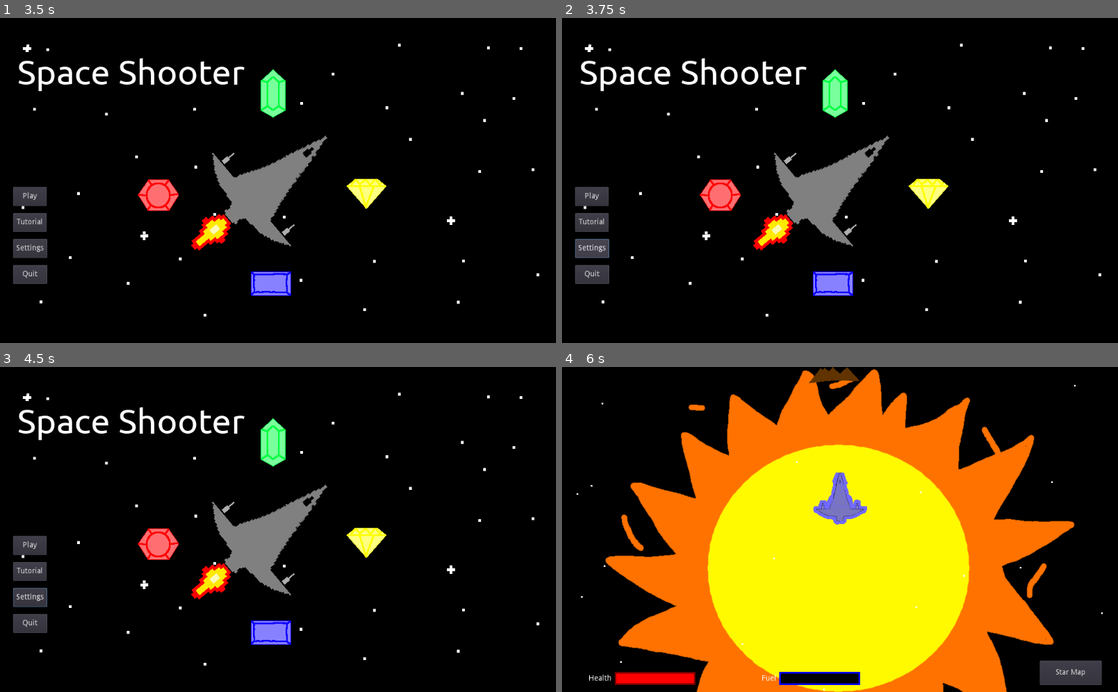
Above: before the commit, frames 1-4 (two rows, left to right).
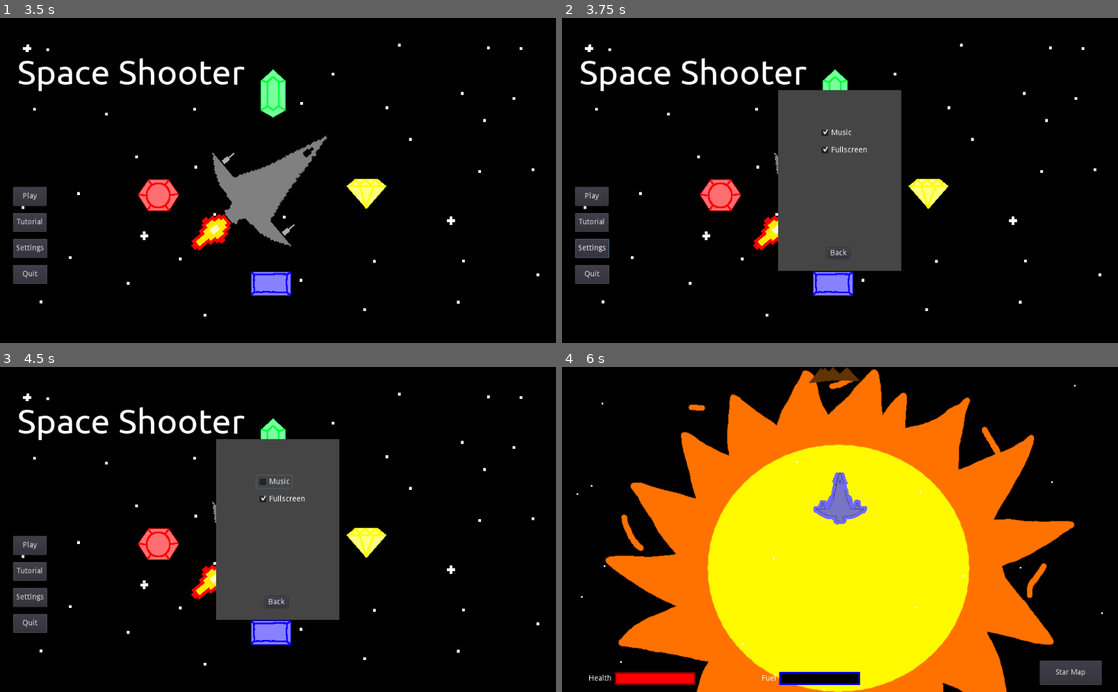
Above: after the commit, the same moments.

Repository: jlpatter/GodotSpaceShooter
Game: Godot game, scene res://src/Misc/GippiesSplash.tscn
Two runs of this game, one before a commit and one after it. Both use one fixed random seed, a clock stepped at 60 frames per second and the inputs below.
Inputs (mouse positions are in pixels of both pictures, inside the frame that each line leads up to):
- Up to frame 1 (3.5 s): tap Enter at 0.5, 2 s; hold D (move_right) 0.53-1.28 s; tap Space (shoot) at 0.6, 1.25, 1.35, 2.1, 2.75, 2.85 s; hold A (move_left) 1.28-2.03 s; hold D (move_right) 2.03-2.78 s; hold W (move_up) from 2.78 s (still down)
- Up to frame 2 (3.75 s): release W (move_up) at 3.5 s; click "Settings" at 3.5 s
- Up to frame 3 (4.5 s): click (272, 480) at 4.25 s, where only the run after the commit has a clickable "Music"
- Up to frame 4 (6 s): click (840, 601) at 5 s, where only the run after the commit has a clickable "Back"; click "Play" at 5.75 s

Frame 1 is identical in both runs. In frame 2, 12% of the frame differs, in the area x 38-61%, y 22-78%; in frame 3, 12%, in the area x 2-61%, y 22-78%; in frame 4, nothing differs.

Commit message:
Added a simple settings menu

Diff:
--- a/src/Misc/PauseMenu.gd
+++ b/src/Misc/PauseMenu.gd
@@ -9,3 +9,7 @@
 
 func _on_QuitButton_pressed():
 	get_tree().quit()
+
+
+func _on_SettingsButton_pressed():
+	$SettingsMenu.show()
--- a/src/Misc/PauseMenu.tscn
+++ b/src/Misc/PauseMenu.tscn
@@ -1,6 +1,7 @@
-[gd_scene load_steps=2 format=2]
+[gd_scene load_steps=3 format=2]
 
 [ext_resource path="res://src/Misc/PauseMenu.gd" type="Script" id=1]
+[ext_resource path="res://src/Misc/SettingsMenu.tscn" type="PackedScene" id=2]
 
 [node name="PauseMenu" type="Control"]
 anchor_right = 1.0
@@ -48,5 +49,21 @@
 "_edit_use_anchors_": false
 }
 
+[node name="SettingsButton" type="Button" parent="ColorRect"]
+anchor_right = 1.0
+anchor_bottom = 1.0
+margin_left = 47.0
+margin_top = 134.0
+margin_right = -48.0
+margin_bottom = -74.0
+text = "Settings"
+__meta__ = {
+"_edit_use_anchors_": false
+}
+
+[node name="SettingsMenu" parent="." instance=ExtResource( 2 )]
+visible = false
+
 [connection signal="pressed" from="ColorRect/ResumeButton" to="." method="_on_ResumeButton_pressed"]
 [connection signal="pressed" from="ColorRect/QuitButton" to="." method="_on_QuitButton_pressed"]
+[connection signal="pressed" from="ColorRect/SettingsButton" to="." method="_on_SettingsButton_pressed"]
--- /dev/null
+++ b/src/Misc/SettingsMenu.gd
@@ -0,0 +1,24 @@
+extends Control
+
+
+
+func _on_MusicCheckBox_toggled(button_pressed):
+	if button_pressed:
+		SoundtrackScene.play()
+	else:
+		SoundtrackScene.stop()
+
+
+func _on_FullscreenCheckBox_toggled(button_pressed):
+	if button_pressed:
+		OS.window_fullscreen = true
+		OS.window_borderless = true
+		# OS.window_resizable = false
+	else:
+		OS.window_fullscreen = false
+		OS.window_borderless = false
+		OS.window_resizable = true
+
+
+func _on_BackButton_pressed():
+	hide()
--- /dev/null
+++ b/src/Misc/SettingsMenu.tscn
@@ -0,0 +1,63 @@
+[gd_scene load_steps=2 format=2]
+
+[ext_resource path="res://src/Misc/SettingsMenu.gd" type="Script" id=1]
+
+[node name="SettingsMenu" type="Control"]
+anchor_right = 1.0
+anchor_bottom = 1.0
+script = ExtResource( 1 )
+__meta__ = {
+"_edit_use_anchors_": false
+}
+
+[node name="ColorRect" type="ColorRect" parent="."]
+anchor_left = 0.5
+anchor_top = 0.5
+anchor_right = 0.5
+anchor_bottom = 0.5
+margin_left = -113.5
+margin_top = -167.0
+margin_right = 113.5
+margin_bottom = 167.0
+color = Color( 0.27451, 0.27451, 0.27451, 1 )
+__meta__ = {
+"_edit_use_anchors_": false
+}
+
+[node name="MusicCheckBox" type="CheckBox" parent="ColorRect"]
+margin_left = 73.5
+margin_top = 67.0
+margin_right = 139.5
+margin_bottom = 91.0
+pressed = true
+text = "Music"
+__meta__ = {
+"_edit_use_anchors_": false
+}
+
+[node name="FullscreenCheckBox" type="CheckBox" parent="ColorRect"]
+margin_left = 73.5
+margin_top = 99.0
+margin_right = 167.5
+margin_bottom = 123.0
+pressed = true
+text = "Fullscreen"
+__meta__ = {
+"_edit_use_anchors_": false
+}
+
+[node name="BackButton" type="Button" parent="ColorRect"]
+anchor_right = 1.0
+anchor_bottom = 1.0
+margin_left = 89.5
+margin_top = 291.0
+margin_right = -95.5
+margin_bottom = -23.0
+text = "Back"
+__meta__ = {
+"_edit_use_anchors_": false
+}
+
+[connection signal="toggled" from="ColorRect/MusicCheckBox" to="." method="_on_MusicCheckBox_toggled"]
+[connection signal="toggled" from="ColorRect/FullscreenCheckBox" to="." method="_on_FullscreenCheckBox_toggled"]
+[connection signal="pressed" from="ColorRect/BackButton" to="." method="_on_BackButton_pressed"]
--- a/src/Misc/StartMenu.gd
+++ b/src/Misc/StartMenu.gd
@@ -9,3 +9,7 @@
 
 func _on_QuitButton_pressed():
 	get_tree().quit()
+
+
+func _on_SettingsButton_pressed():
+	$SettingsMenu.show()
--- a/src/Misc/StartMenu.tscn
+++ b/src/Misc/StartMenu.tscn
@@ -9,6 +9,7 @@
 [ext_resource path="res://Assets/YellowGem.png" type="Texture" id=7]
 [ext_resource path="res://src/Misc/StartMenu.gd" type="Script" id=8]
 [ext_resource path="res://Assets/Fonts/Ubuntu-R.ttf" type="DynamicFontData" id=9]
+[ext_resource path="res://src/Misc/SettingsMenu.tscn" type="PackedScene" id=10]
 
 [sub_resource type="StyleBoxFlat" id=1]
 bg_color = Color( 0, 0, 0, 1 )
@@ -176,5 +177,10 @@
 "_edit_use_anchors_": false
 }
 
+[node name="SettingsMenu" parent="." instance=ExtResource( 10 )]
+visible = false
+margin_right = -6.10352e-05
+
 [connection signal="pressed" from="PlayButton" to="." method="_on_PlayButton_pressed"]
+[connection signal="pressed" from="SettingsButton" to="." method="_on_SettingsButton_pressed"]
 [connection signal="pressed" from="QuitButton" to="." method="_on_QuitButton_pressed"]
Not shown: 1 places in src/Misc/StartMenu.tscn that only renumber resources
